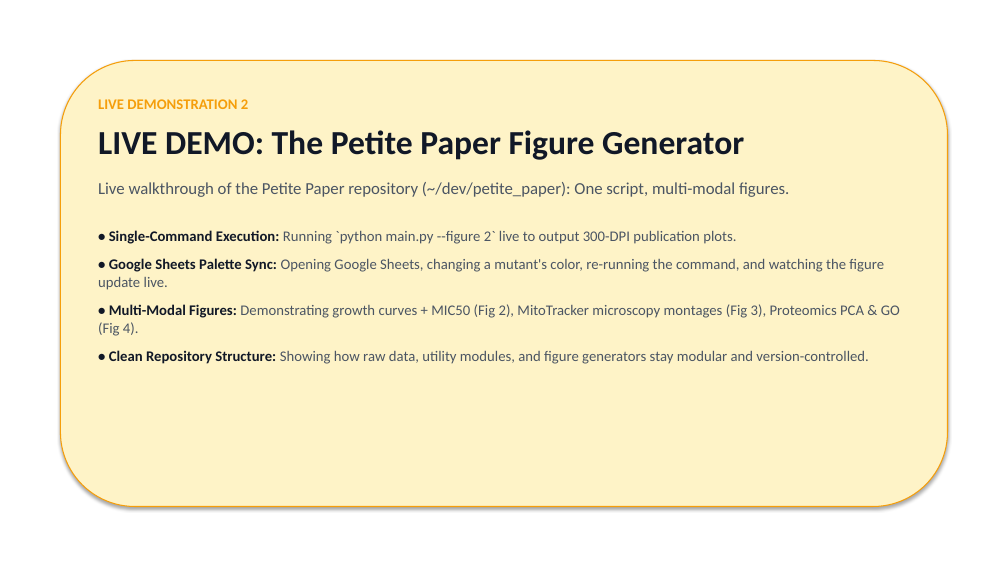
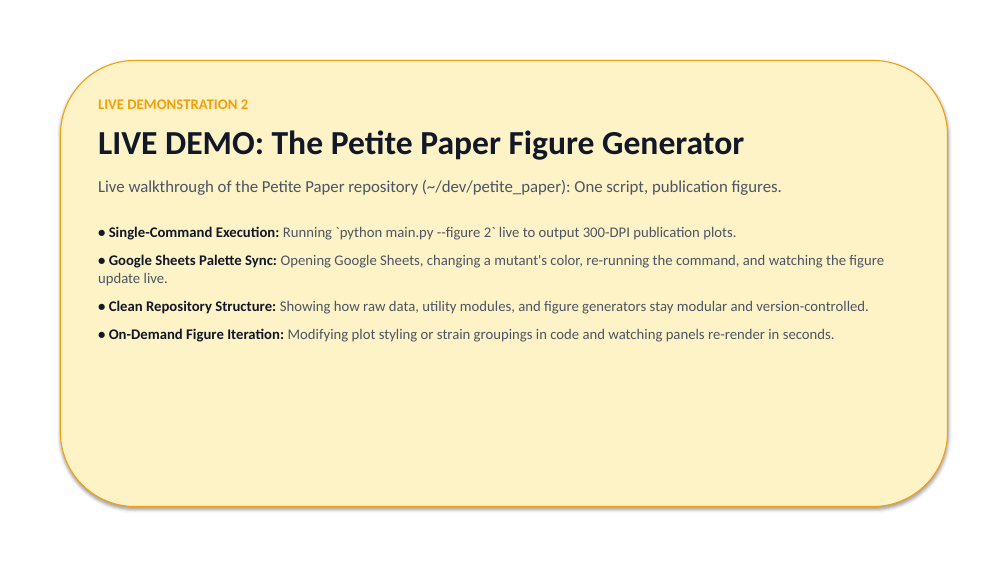
Before and after one commit to berman-lab/antigravity-intoduction-presentation, a slide deck: slide 11 of antigravity_lab_presentation.pptx (slide 9 before the commit). Drawn at 1008x567 pixels with LibreOffice and Linux fonts; fonts in the diff are those of the drawing. Boxes give left, top, right and bottom in pixels: in the first picture for what was removed or moved away, otherwise in the second. Text is boxed around its words. In the diff, an @@ line names an element or a change of style, - is before the commit and + after.

```diff
--- a/antigravity_lab_presentation.pptx
+++ b/antigravity_lab_presentation.pptx
@@ text at (98, 180, 782, 195): text changed @@
-Live walkthrough of the Petite Paper repository (~/dev/petite_paper): One script, multi-modal figures.
+Live walkthrough of the Petite Paper repository (~/dev/petite_paper): One script, publication figures.
@@ text at (98, 304, 900, 336): paragraph removed @@
-• Multi-Modal Figures: Demonstrating growth curves + MIC50 (Fig 2), MitoTracker microscopy montages (Fig 3), Proteomics PCA & GO (Fig 4).
@@ text at (109, 328, 835, 342): paragraph added @@
+• On-Demand Figure Iteration: Modifying plot styling or strain groupings in code and watching panels re-render in seconds.
```
Also in this commit, not shown: 10 other slides changed, 17 slides added, 7 slides removed, 1 other file.
